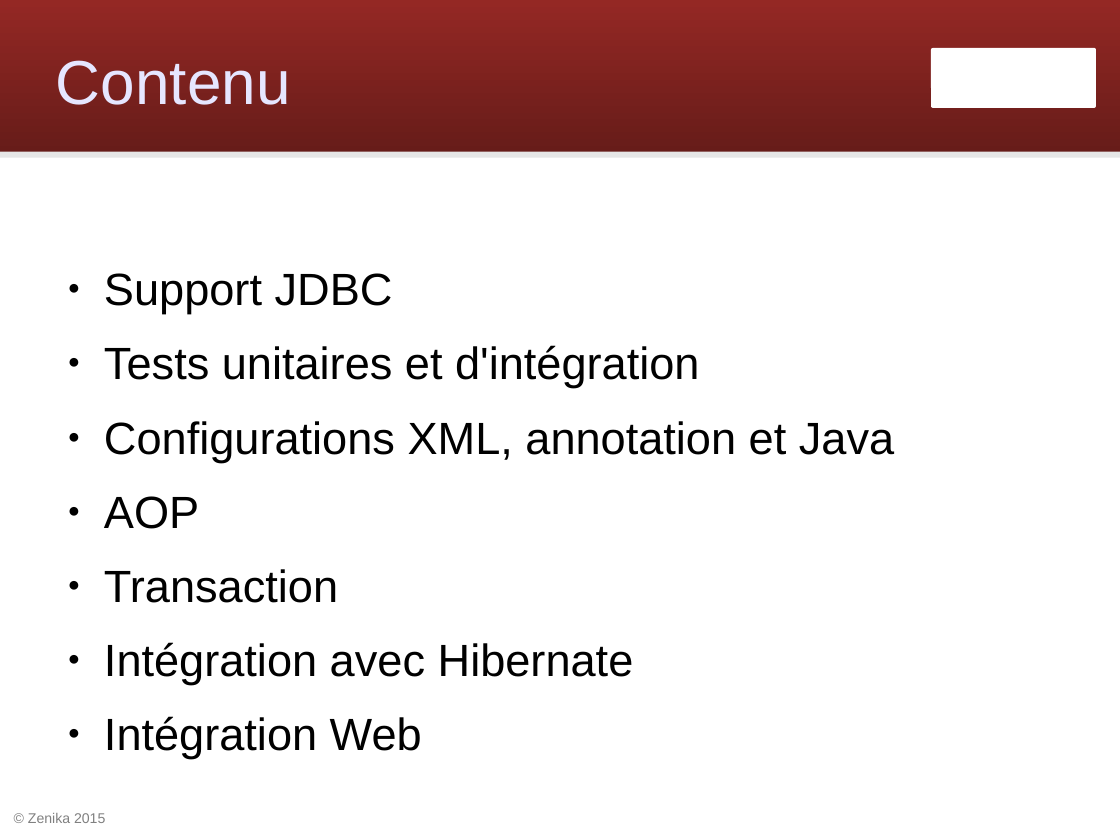
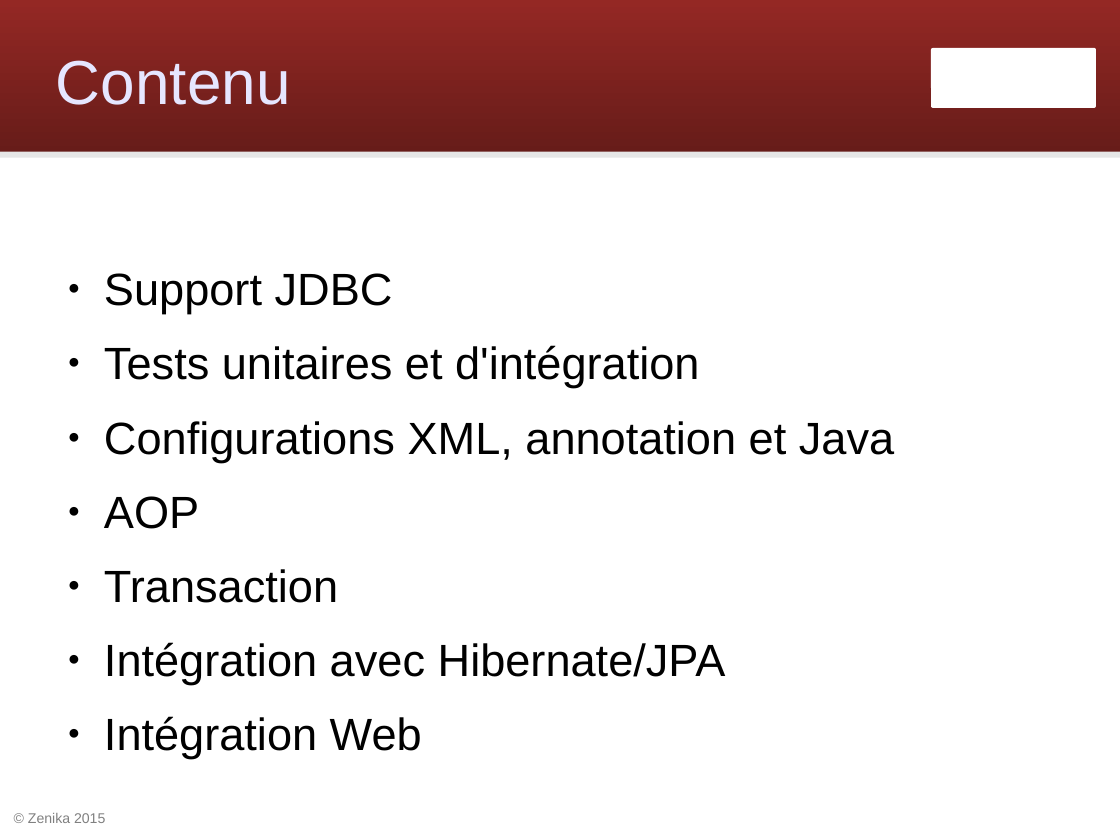
Before and after one commit to Zenika/workshop-spring-core, a slide deck: slide 2 of spring-workshop.odp. Drawn at 1120x840 pixels with LibreOffice and Linux fonts; fonts in the diff are those of the drawing; background and template pictures are left out. Boxes give left, top, right and bottom in pixels: in the first picture for what was removed or moved away, otherwise in the second. Text is boxed around its words. In the diff, an @@ line names an element or a change of style, - is before the commit and + after.

```diff
--- a/spring-workshop.odp
+++ b/spring-workshop.odp
@@ text at bbox=[104, 642, 726, 685]: text changed @@
-● Intégration avec Hibernate
+● Intégration avec Hibernate/JPA
```
Also in this commit, not shown: 6 slides added, 19 other files.
